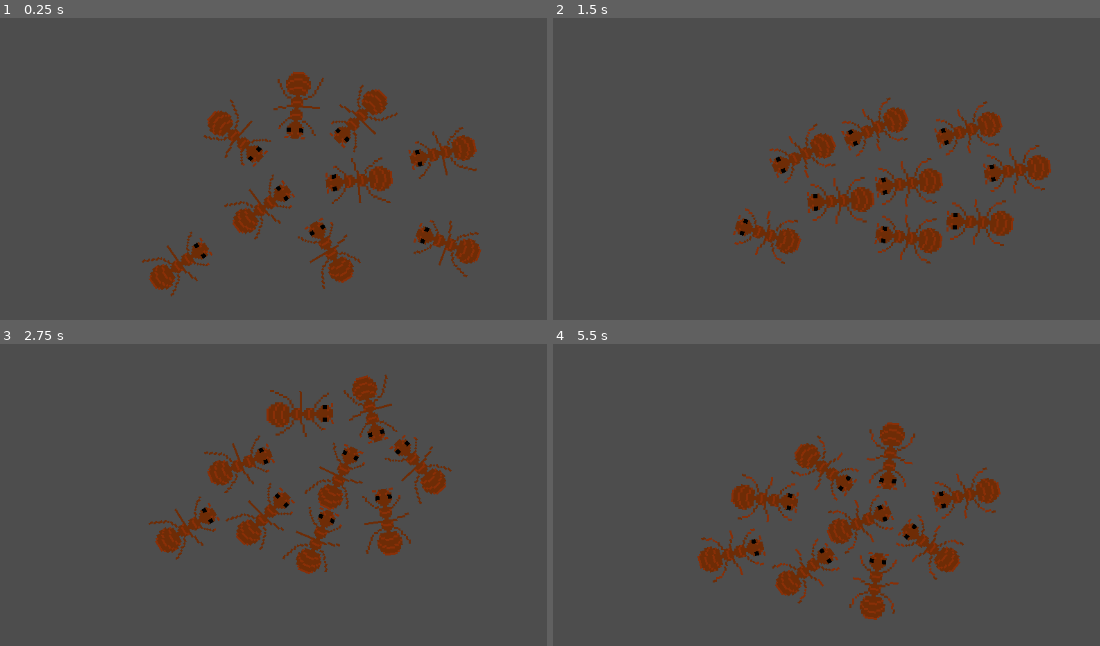
Above: before the commit, frames 1-4 (two rows, left to right).
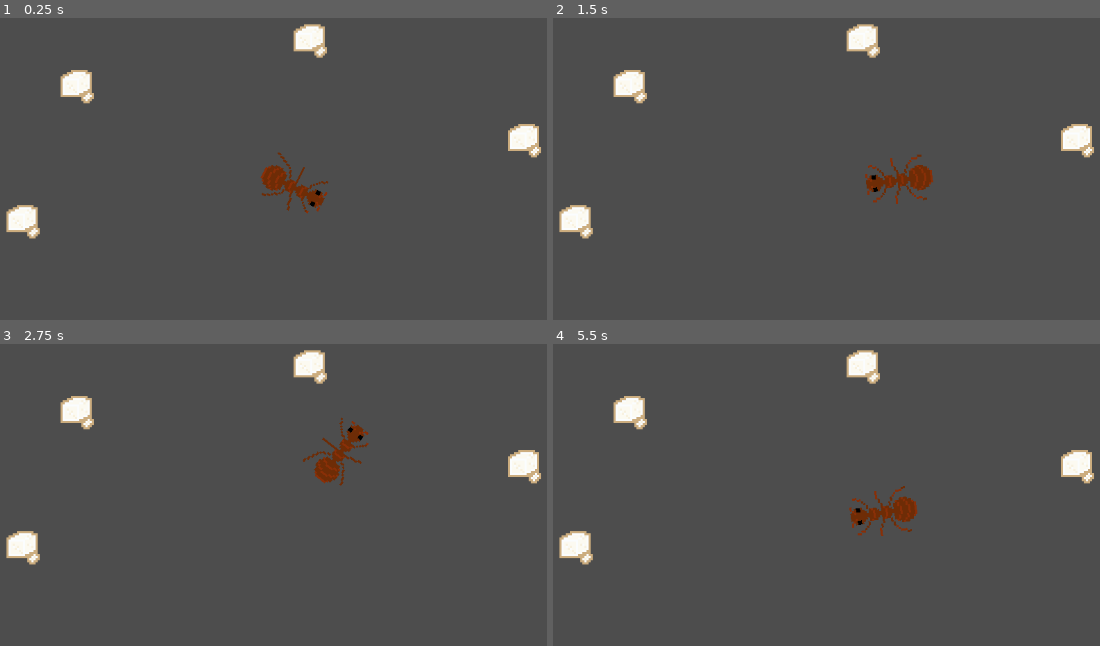
Above: after the commit, the same moments.

Repository: emilijaMarija/ants
Game: Godot game, scene res://game_scene.tscn
Two runs of this game, one before a commit and one after it. Both use one fixed random seed, a clock stepped at 60 frames per second and the inputs below.
Inputs (mouse positions are in pixels of both pictures, inside the frame that each line leads up to):
- Up to frame 1 (0.25 s): no input
- Up to frame 2 (1.5 s): move the mouse to (1017, 162) at 0.52 s; move the mouse to (684, 208) at 1.27 s
- Up to frame 3 (2.75 s): move the mouse to (371, 413) at 2.02 s
- Up to frame 4 (5.5 s): move the mouse to (804, 603) at 2.77 s; move the mouse to (1083, 579) at 3.52 s; move the mouse to (602, 443) at 4.27 s; move the mouse to (886, 513) at 5.02 s

The runs differ from the first frame. In frame 1, 9.8% of the frame differs, in the area x 1-99%, y 1-93%; in frame 2, 9.2%; in frame 3, 9.6%; in frame 4, 9.5%.

Commit message:
ant duplication

Diff:
--- a/ant/ant.gd
+++ b/ant/ant.gd
@@ -22,5 +22,4 @@
 func move_towards_mouse(mouse_position: Vector2) -> void:
 	var direction = (mouse_position - global_position).normalized()
 	velocity = direction * movement_speed
-	print(velocity)
 	move_and_slide()
--- a/ant/ant.tscn
+++ b/ant/ant.tscn
@@ -34,7 +34,7 @@
 "speed": 5.0
 }]
 
-[node name="CharacterBody2D" type="CharacterBody2D"]
+[node name="Ant" type="CharacterBody2D"]
 motion_mode = 1
 script = ExtResource("1_jut72")
 
--- /dev/null
+++ b/assets/ant_walk/sugar.tscn
@@ -0,0 +1,14 @@
+[gd_scene load_steps=3 format=3 uid="uid://5x1ldb6t0iok"]
+
+[ext_resource type="Texture2D" uid="uid://q7nrvgywkxcv" path="res://assets/sugar.png" id="1_lbo78"]
+
+[sub_resource type="RectangleShape2D" id="RectangleShape2D_2703w"]
+size = Vector2(16.5, 16.5)
+
+[node name="Area2D" type="Area2D"]
+
+[node name="Sprite2D" type="Sprite2D" parent="."]
+texture = ExtResource("1_lbo78")
+
+[node name="CollisionShape2D" type="CollisionShape2D" parent="."]
+shape = SubResource("RectangleShape2D_2703w")
--- /dev/null
+++ b/game_scene.gd
@@ -0,0 +1,22 @@
+extends Node2D
+
+@export_group("Game options")
+@export var ant_scene: PackedScene
+
+@onready var _ants_parent = $Ants
+
+func _ready() -> void:
+	for sugar in get_tree().get_nodes_in_group("sugars"):
+		sugar.connect("sugar_picked_up", _on_sugar_picked_up)
+
+func _on_sugar_picked_up() -> void:
+	var ant_count = _ants_parent.get_child_count()
+	for i in range(ant_count):
+		var new_ant = ant_scene.instantiate()
+		new_ant.position = _ants_parent.get_child(i).position
+		_ants_parent.add_child(new_ant)
+
+
+# Called every frame. 'delta' is the elapsed time since the previous frame.
+func _process(delta: float) -> void:
+	pass
--- a/game_scene.tscn
+++ b/game_scene.tscn
@@ -1,36 +1,33 @@
-[gd_scene load_steps=2 format=3 uid="uid://d3oi38i7201mq"]
+[gd_scene load_steps=4 format=3 uid="uid://d3oi38i7201mq"]
 
+[ext_resource type="Script" path="res://game_scene.gd" id="1_7dbf0"]
 [ext_resource type="PackedScene" uid="uid://b2526ml0jylg3" path="res://ant/ant.tscn" id="1_o4o3v"]
+[ext_resource type="PackedScene" uid="uid://d180hlq7afle8" path="res://sugar/sugar.tscn" id="2_aq5n8"]
 
 [node name="Root" type="Node2D"]
-
-[node name="RigidBody2D" parent="." instance=ExtResource("1_o4o3v")]
-position = Vector2(45, -4)
+script = ExtResource("1_7dbf0")
+ant_scene = ExtResource("1_o4o3v")
 
 [node name="Camera2D" type="Camera2D" parent="."]
 zoom = Vector2(3, 3)
 
-[node name="RigidBody2D2" parent="." instance=ExtResource("1_o4o3v")]
-position = Vector2(85, -19)
+[node name="Ants" type="Node" parent="."]
 
-[node name="RigidBody2D3" parent="." instance=ExtResource("1_o4o3v")]
-position = Vector2(2, -50)
+[node name="Ant" parent="Ants" groups=["ants"] instance=ExtResource("1_o4o3v")]
 
-[node name="RigidBody2D4" parent="." instance=ExtResource("1_o4o3v")]
-position = Vector2(87, 32)
+[node name="Sugars" type="Node2D" parent="."]
 
-[node name="RigidBody2D5" parent="." instance=ExtResource("1_o4o3v")]
-position = Vector2(-24, 18)
+[node name="Sugar" parent="Sugars" groups=["sugars"] instance=ExtResource("2_aq5n8")]
+position = Vector2(-103, -48)
 
-[node name="RigidBody2D6" parent="." instance=ExtResource("1_o4o3v")]
-position = Vector2(25, 42)
+[node name="Sugar2" parent="Sugars" groups=["sugars"] instance=ExtResource("2_aq5n8")]
+position = Vector2(-129, 17)
 
-[node name="RigidBody2D7" parent="." instance=ExtResource("1_o4o3v")]
-position = Vector2(41, -41)
+[node name="Sugar3" parent="Sugars" groups=["sugars"] instance=ExtResource("2_aq5n8")]
+position = Vector2(112, -22)
 
-[node name="RigidBody2D8" parent="." instance=ExtResource("1_o4o3v")]
-position = Vector2(-36, -32)
+[node name="Sugar" parent="Sugars/Sugar3" groups=["sugars"] instance=ExtResource("2_aq5n8")]
+position = Vector2(-103, -48)
 
-[node name="RigidBody2D9" parent="." instance=ExtResource("1_o4o3v")]
-position = Vector2(-64, 45)
-rotation = -1.0686
+[node name="Sugar" parent="Sugars/Sugar3/Sugar" groups=["sugars"] instance=ExtResource("2_aq5n8")]
+position = Vector2(-103, -48)
--- /dev/null
+++ b/sugar/area_2d.gd
@@ -0,0 +1,15 @@
+extends Node2D
+
+@onready var _Area2D = $Area2D
+
+signal sugar_picked_up
+
+func _ready():
+	_Area2D.connect("body_entered", _on_body_entered)
+	pass
+
+func _on_body_entered(body):
+	print("Picked up sugar")
+	if body is CharacterBody2D:
+		sugar_picked_up.emit()
+		queue_free()
--- /dev/null
+++ b/sugar/sugar.tscn
@@ -0,0 +1,21 @@
+[gd_scene load_steps=4 format=3 uid="uid://d180hlq7afle8"]
+
+[ext_resource type="Texture2D" uid="uid://q7nrvgywkxcv" path="res://assets/sugar.png" id="1_6unxa"]
+[ext_resource type="Script" path="res://sugar/area_2d.gd" id="1_gjyol"]
+
+[sub_resource type="RectangleShape2D" id="RectangleShape2D_tjpye"]
+size = Vector2(16, 16)
+
+[node name="Sugar" type="Node2D"]
+script = ExtResource("1_gjyol")
+
+[node name="Area2D" type="Area2D" parent="."]
+
+[node name="CollisionShape2D" type="CollisionShape2D" parent="Area2D"]
+scale = Vector2(0.998442, 1)
+shape = SubResource("RectangleShape2D_tjpye")
+
+[node name="Sprite2D" type="Sprite2D" parent="."]
+texture = ExtResource("1_6unxa")
+
+[connection signal="body_entered" from="Area2D" to="Area2D" method="_on_body_entered"]
